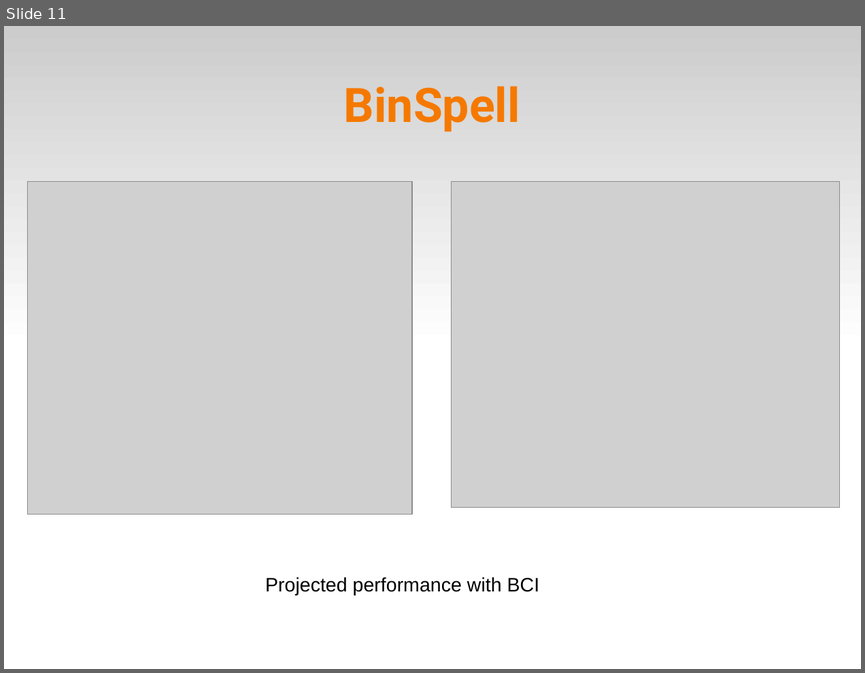
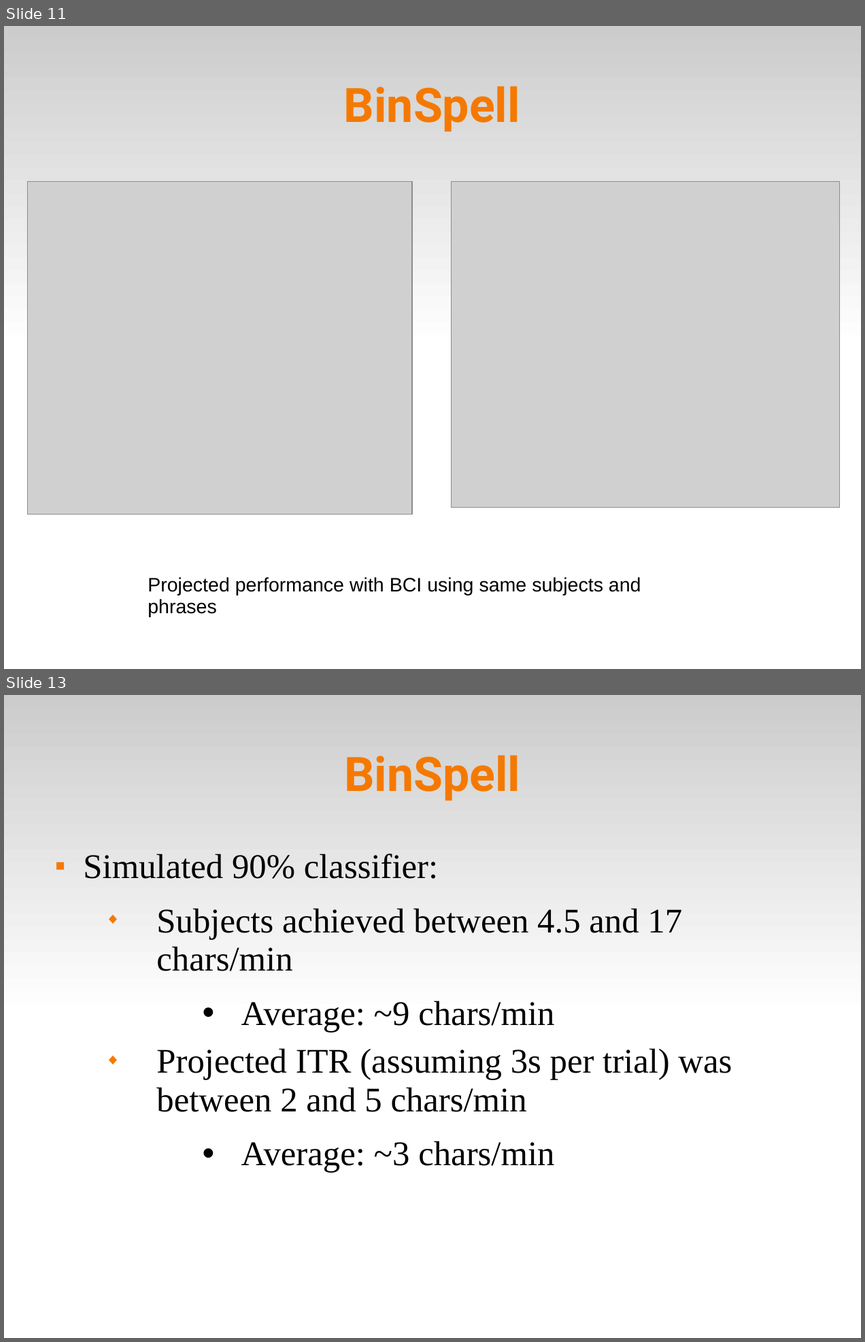
Before and after one commit to abdullah38rcc/BCI-Virtual-Keyboard, a slide deck: circlespell/docs/virtKey.ppt. Shown one above the other, each under a label of ours: slide 11 before the commit, slides 11 and 13 after it; the slides between them are not shown. The pictures are 865x673 and 865x1342 pixels, drawn with LibreOffice and Linux fonts; fonts in the diff are those of the drawing; grey boxes stand for pictures. Boxes give left, top, right and bottom in pixels: in the first picture for what was removed or moved away, otherwise in the second. Text is boxed around its words. In the diff, an @@ line names an element or a change of style, - is before the commit and + after.

Commit message:
* comparing binspell to other vks * table that compares all vks and their classifiers *

```diff
--- a/circlespell/docs/virtKey.ppt
+++ b/circlespell/docs/virtKey.ppt
@@ slide 13 added at [4, 695, 861, 1338], background #FFFFFF; not listed: 1 template element that a slide beside it also shows @@
@@ title added at [344, 755, 520, 800], 44 pt, text #F57900, bold @@
+BinSpell
@@ text added at [83, 853, 732, 1172], 32 pt, text #000000 @@
+■ Simulated 90% classifier:
+  ◆ Subjects achieved between 4.5 and 17 chars/min
+    • Average: ~9 chars/min
+  ◆ Projected ITR (assuming 3s per trial) was between 2 and 5 chars/min
+    • Average: ~3 chars/min
@@ slide 11 changed as well @@
@@ text at [147, 577, 641, 616]: text changed @@
-Projected performance with BCI
+Projected performance with BCI using same subjects and phrases
```
Also in this commit, not shown: 3 other slides changed, 5 other slides added, 5 other files.
